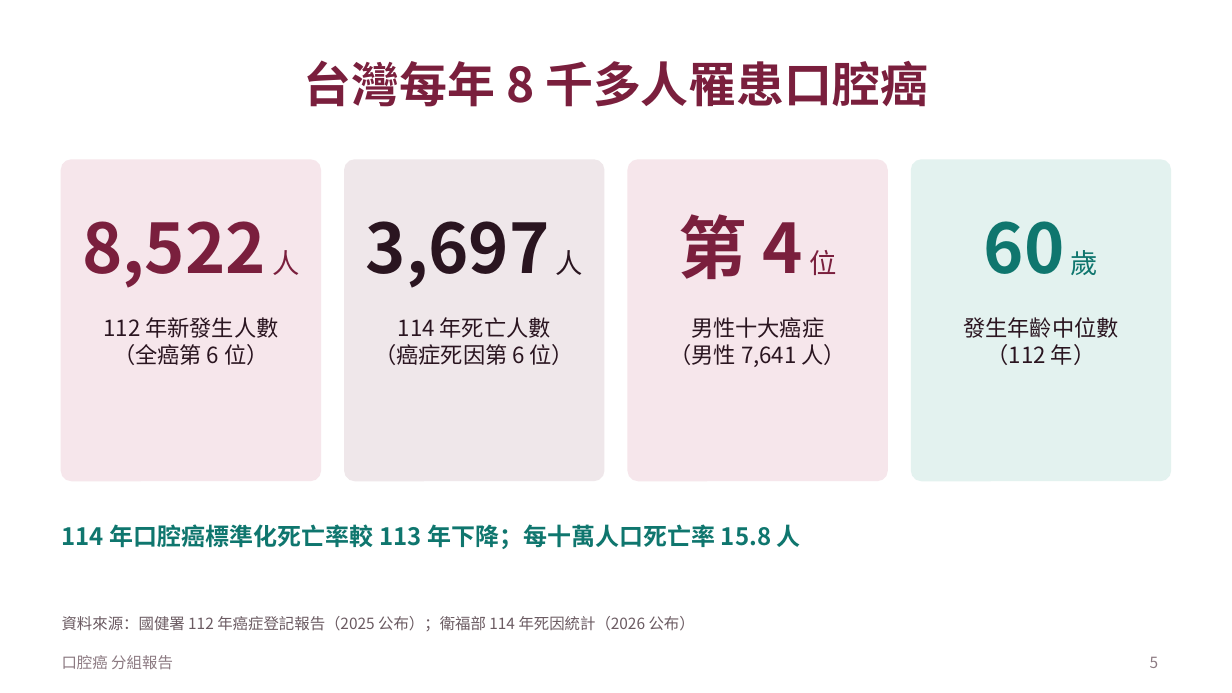
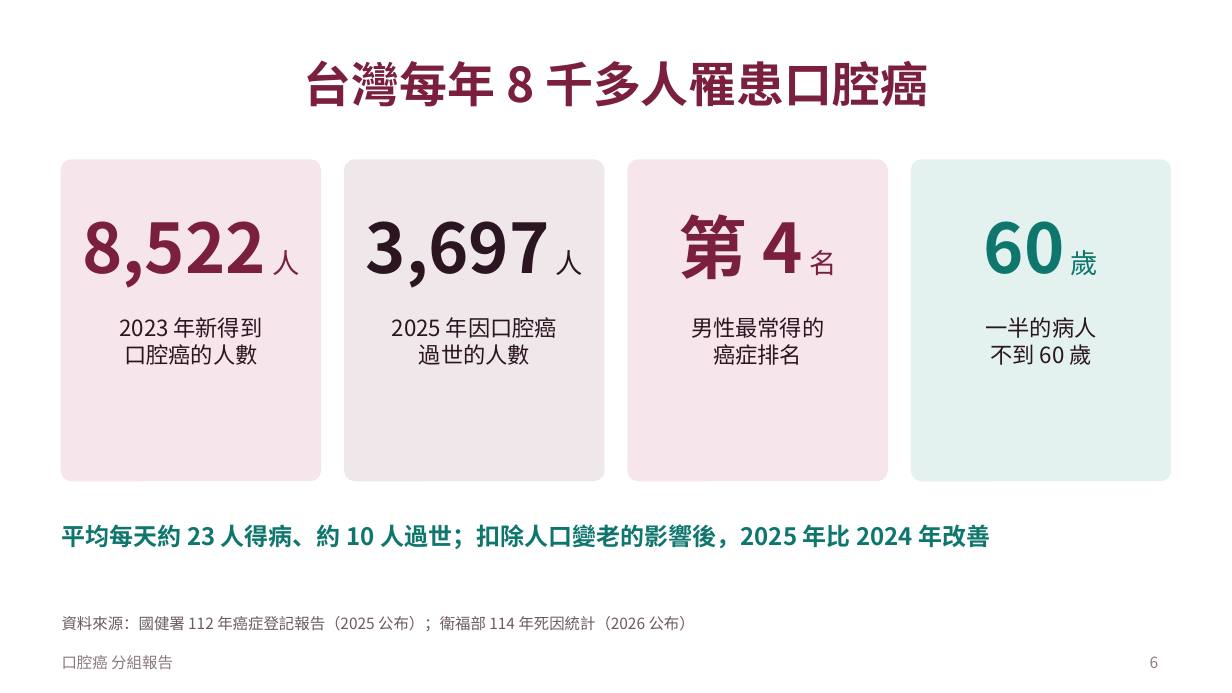
Before and after one commit to Rayyu0404/web, a slide deck: slide 6 of oral-cancer-report/口腔癌報告.pptx (slide 5 before the commit). Drawn at 1232x693 pixels with LibreOffice and Linux fonts; fonts in the diff are those of the drawing. Boxes give left, top, right and bottom in pixels: in the first picture for what was removed or moved away, otherwise in the second. Text is boxed around its words. In the diff, an @@ line names an element or a change of style, - is before the commit and + after.

```diff
--- a/oral-cancer-report/口腔癌報告.pptx
+++ b/oral-cancer-report/口腔癌報告.pptx
@@ text at (x1=679, y1=214, x2=836, y2=279): text changed @@
-第 4 位
+第 4 名
@@ text at (x1=119, y1=317, x2=263, y2=365): text changed @@
-112 年新發生人數
-（全癌第 6 位）
+2023 年新得到
+口腔癌的人數
@@ text at (x1=392, y1=317, x2=557, y2=365): text changed @@
-114 年死亡人數
-（癌症死因第 6 位）
+2025 年因口腔癌
+過世的人數
@@ text at (x1=691, y1=317, x2=824, y2=365): text changed @@
-男性十大癌症
-（男性 7,641 人）
+男性最常得的
+癌症排名
@@ text at (x1=986, y1=317, x2=1097, y2=365): text changed @@
-發生年齡中位數
-（112 年）
+一半的病人
+不到 60 歲
@@ text at (x1=62, y1=524, x2=990, y2=549): text changed @@
-114 年口腔癌標準化死亡率較 113 年下降；每十萬人口死亡率 15.8 人
+平均每天約 23 人得病、約 10 人過世；扣除人口變老的影響後，2025 年比 2024 年改善
@@ page number at (x1=1150, y1=656, x2=1159, y2=668): text changed @@
-5
+6
```
Also in this commit, not shown: 12 other slides changed, 1 slide added, 1 other file.
